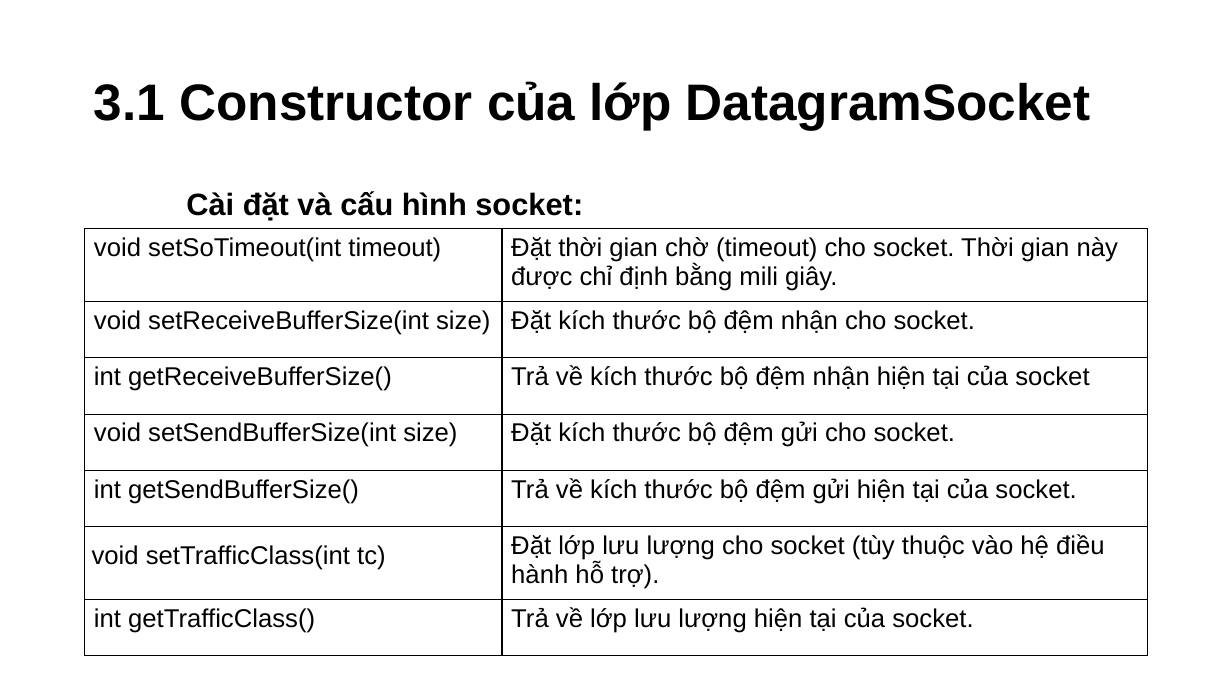
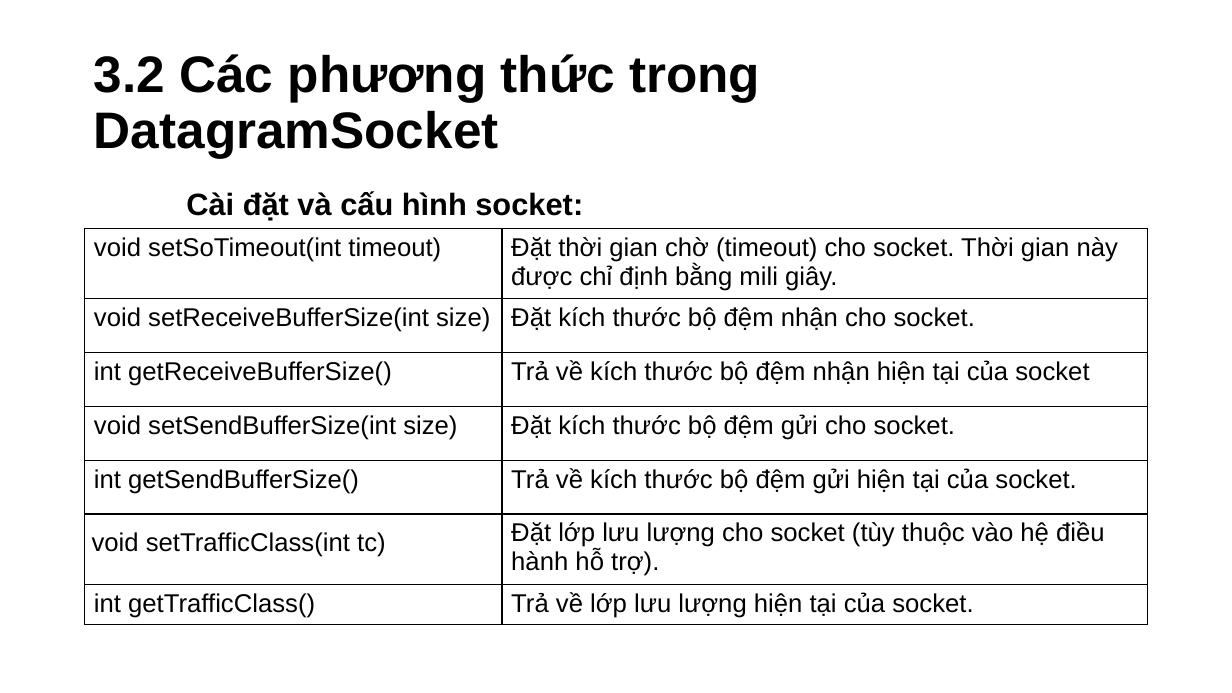
Before and after one commit to Cuid-1412/PowerPoint, a slide deck: slide 18 of Thuyết Trình Java.pptm. Drawn at 1232x693 pixels with LibreOffice and Linux fonts; fonts in the diff are those of the drawing; background and template pictures are left out. Boxes give left, top, right and bottom in pixels: in the first picture for what was removed or moved away, otherwise in the second. Text is boxed around its words. In the diff, an @@ line names an element or a change of style, - is before the commit and + after.

Commit message:
sua lan 3

```diff
--- a/Thuyết Trình Java.pptm
+++ b/Thuyết Trình Java.pptm
@@ title at [94,54,760,158]: text changed @@
-3.1 Constructor của lớp DatagramSocket
+3.2 Các phương thức trong DatagramSocket
@@ table: place and size @@
-table at [85,228,1148,656]
+table at [85,228,1148,625]
```
Also in this commit, not shown: 6 other slides changed, 11 slides added.
